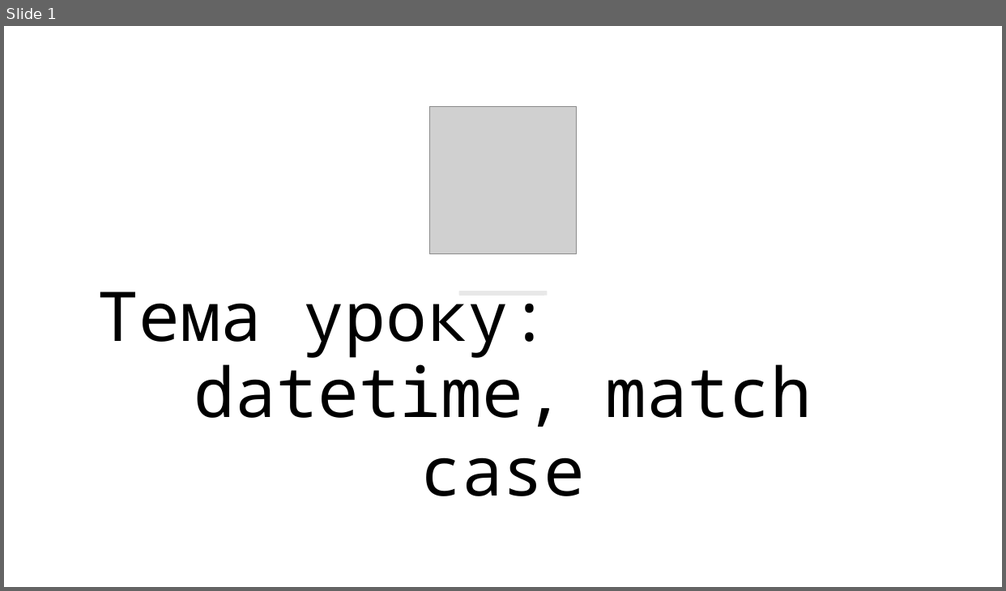
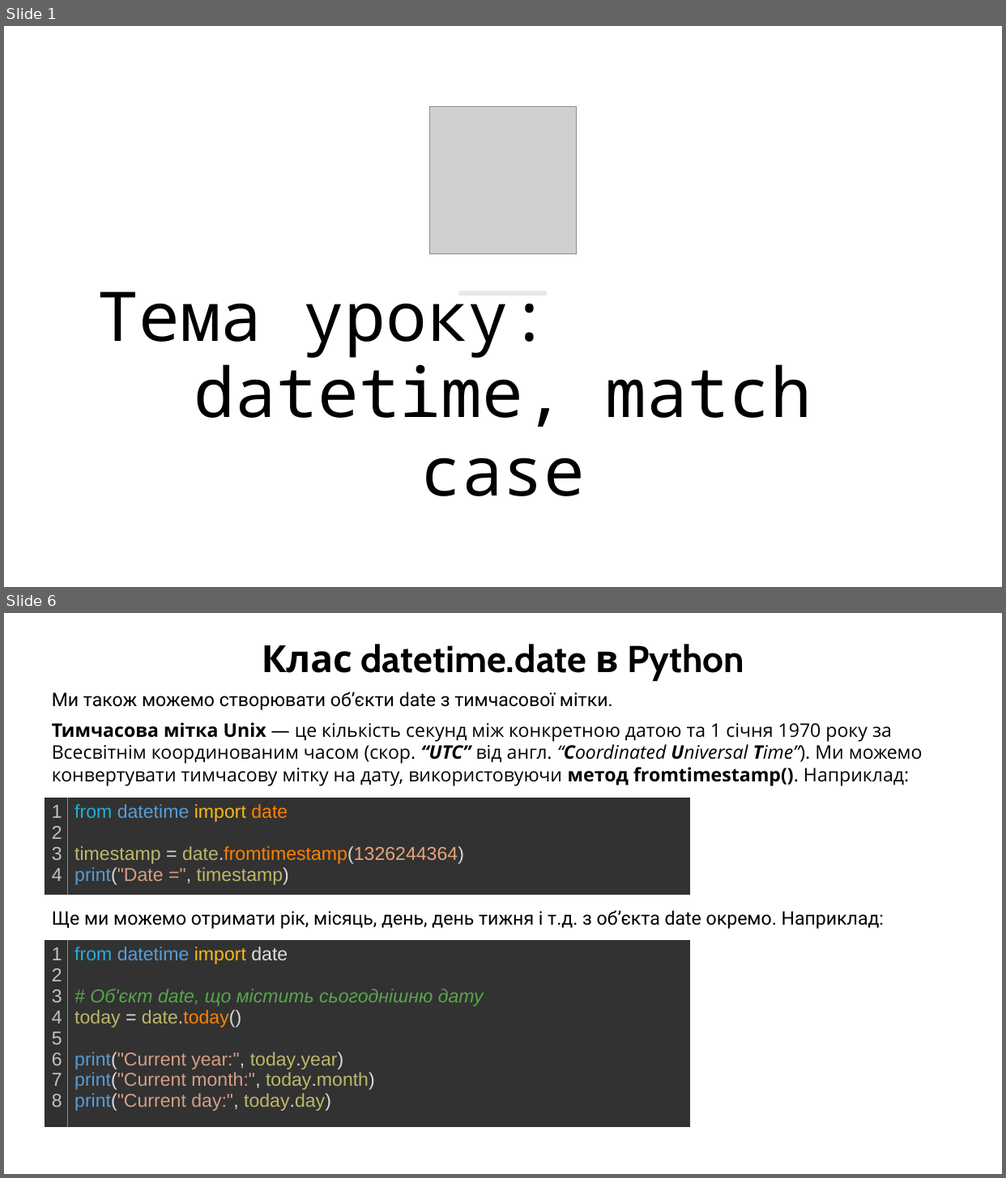
Before and after one commit to arg3ntuum/PythonCourse, a slide deck: Python Урок 22 datetime, match case.pptx. Shown one above the other, each under a label of ours: slide 1 before the commit, slides 1 and 6 after it; the slides between them are not shown. The pictures are 1006x591 and 1006x1178 pixels, drawn with LibreOffice and Linux fonts; fonts in the diff are those of the drawing; grey boxes stand for pictures. Boxes give left, top, right and bottom in pixels: in the first picture for what was removed or moved away, otherwise in the second. Text is boxed around its words. In the diff, an @@ line names an element or a change of style, - is before the commit and + after.

```diff
--- a/Python Урок 22 datetime, match case.pptx
+++ b/Python Урок 22 datetime, match case.pptx
@@ slide 6 added at [4, 613, 1002, 1174], background #FFFFFF @@
@@ text added at [262, 644, 744, 681], 36 pt, text #000000, bold @@
+Клас datetime.date в Python
@@ text added at [52, 692, 613, 710], 18 pt, text #000000 @@
+Ми також можемо створювати об’єкти date з тимчасової мітки.
@@ text added at [52, 722, 923, 786], 18 pt, text #000000 @@
+Тимчасова мітка Unix — це кількість секунд між конкретною датою та 1 січня 1970 року за Всесвітнім координованим часом (скор. “UTC” від англ. “Coordinated Universal Time”). Ми можемо конвертувати тимчасову мітку на дату, використовуючи метод fromtimestamp(). Наприклад:
@@ table added at [44, 798, 691, 895], 1 rows, 2 columns @@
+1 / 2 / 3 / 4 | from datetime import date / timestamp = date.fromtimestamp(1326244364) / print("Date =", timestamp)
@@ text added at [52, 910, 884, 929], 18 pt, text #000000 @@
+Ще ми можемо отримати рік, місяць, день, день тижня і т.д. з об’єкта date окремо. Наприклад:
@@ table added at [44, 940, 691, 1127], 1 rows, 2 columns @@
+1 / 2 / 3 / 4 / 5 / 6 / 7 / 8 | from datetime import date / # Об'єкт date, що містить сьогоднішню дату / today = date.today() / print("Current year:", today.year) / print("Current month:", today.month) / print("Current day:", today.day)
```
Also in this commit, not shown: 26 other slides added.
